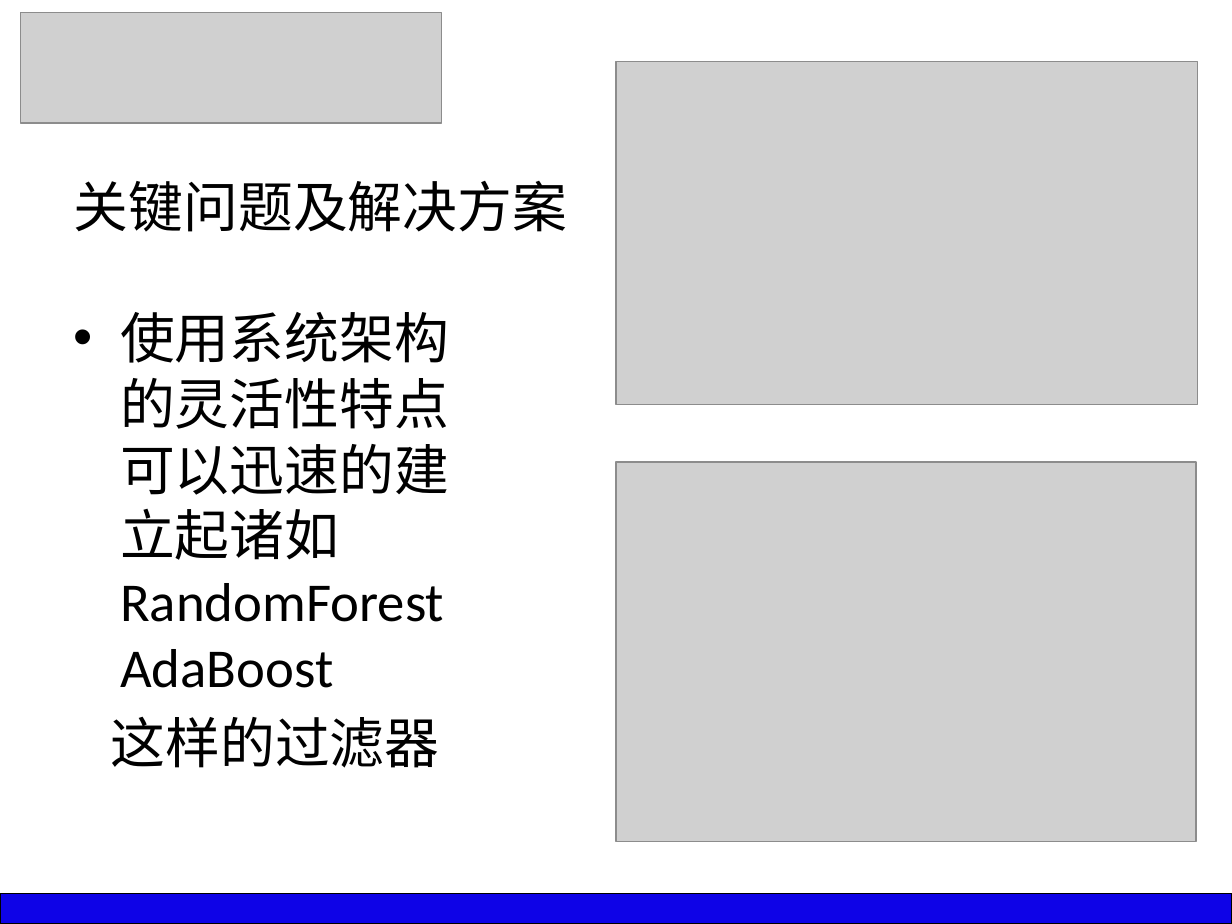
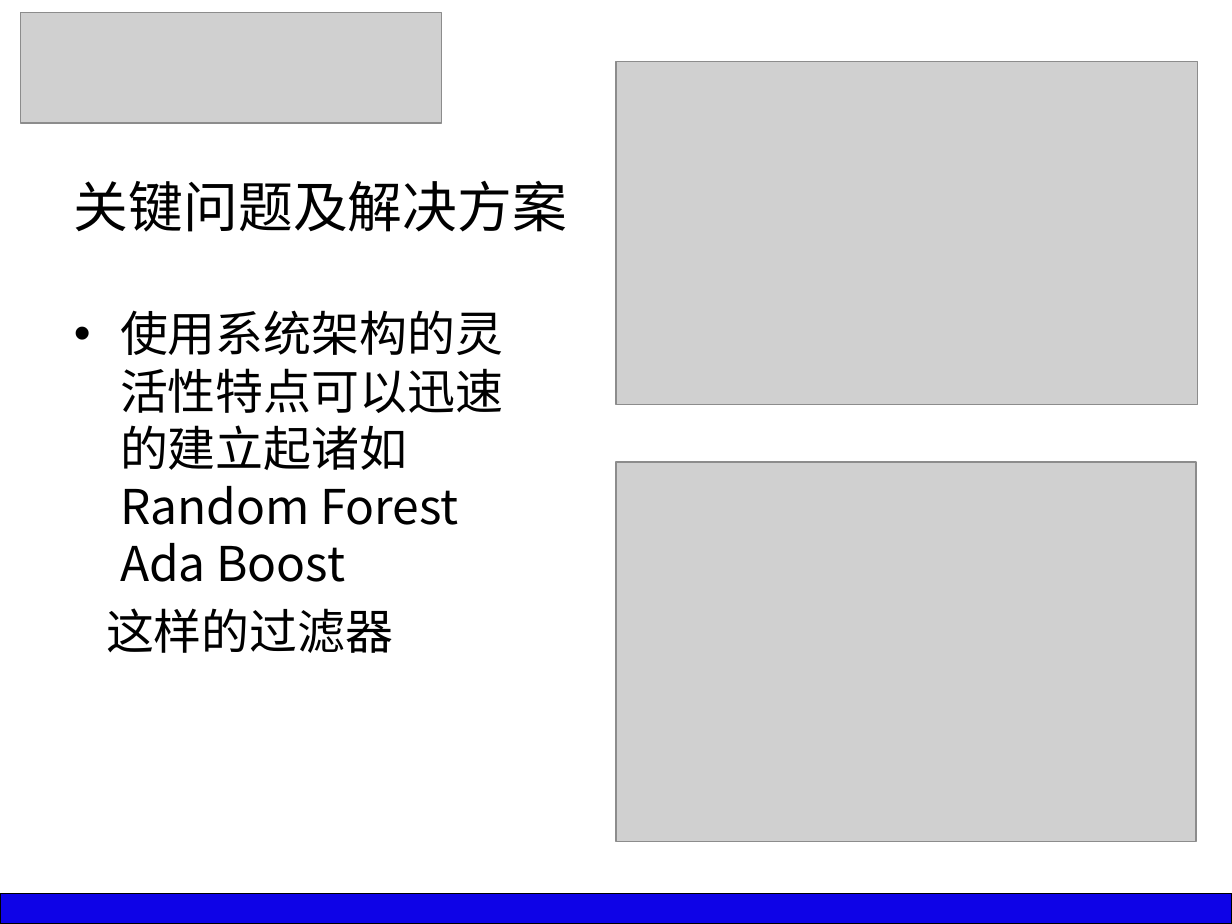
Before and after one commit to silver6wings/WeiboFilter, a slide deck: slide 10 of _Paper/GS11211B8 于俊超 毕业答辩PPT.pptx (slide 11 before the commit). Drawn at 1232x924 pixels with LibreOffice and Linux fonts; fonts in the diff are those of the drawing; grey boxes stand for pictures. Boxes give left, top, right and bottom in pixels: in the first picture for what was removed or moved away, otherwise in the second. Text is boxed around its words. In the diff, an @@ line names an element or a change of style, - is before the commit and + after.

```diff
--- a/_Paper/GS11211B8 于俊超 毕业答辩PPT.pptx
+++ b/_Paper/GS11211B8 于俊超 毕业答辩PPT.pptx
@@ text at box(120, 310, 503, 582): text changed; size 32 to 28 pt; font Calibri to Noto Sans CJK SC @@
-• 使用系统架构的灵活性特点可以迅速的建立起诸如RandomForest AdaBoost
+• 使用系统架构的灵活性特点可以迅速的建立起诸如Random Forest Ada Boost
@@ text at box(106, 608, 393, 653): size 32 to 28 pt, font Calibri to Noto Sans CJK SC in "这样的过滤器" @@
```
Also in this commit, not shown: 13 other slides changed, 2 other files.
